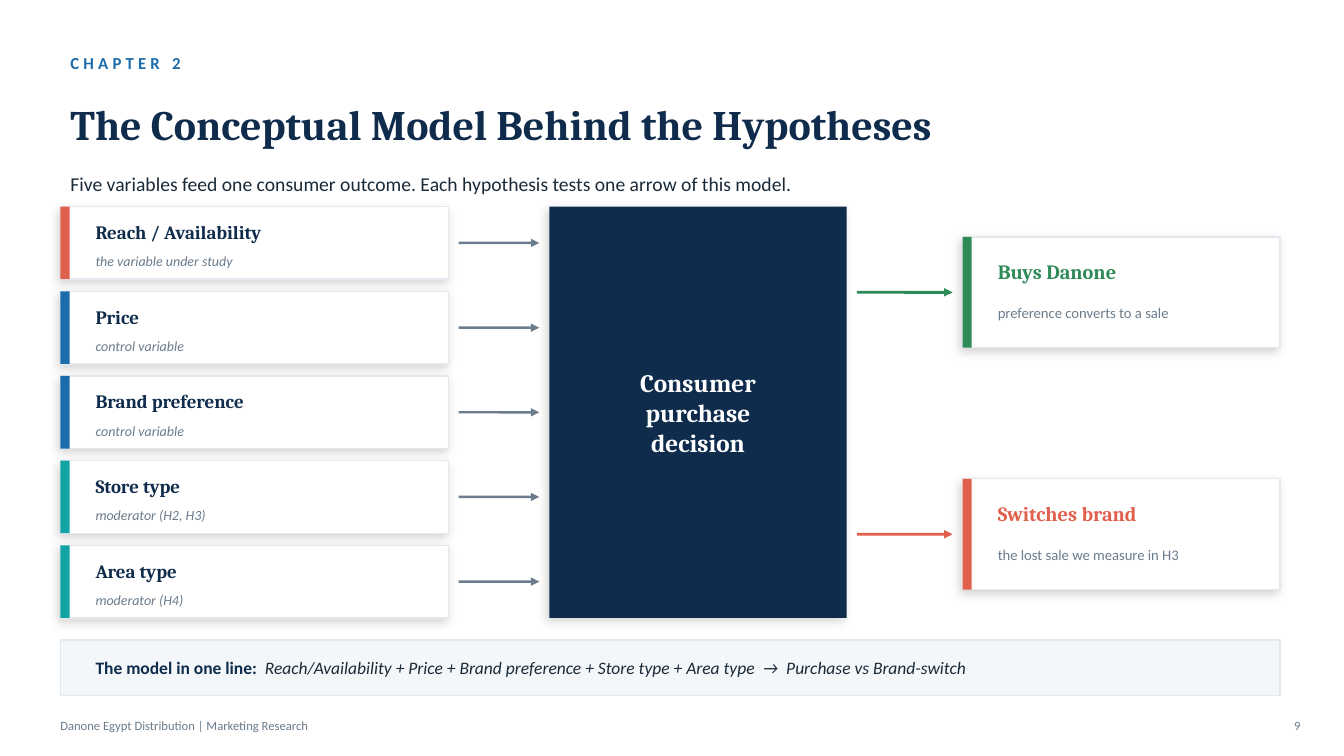
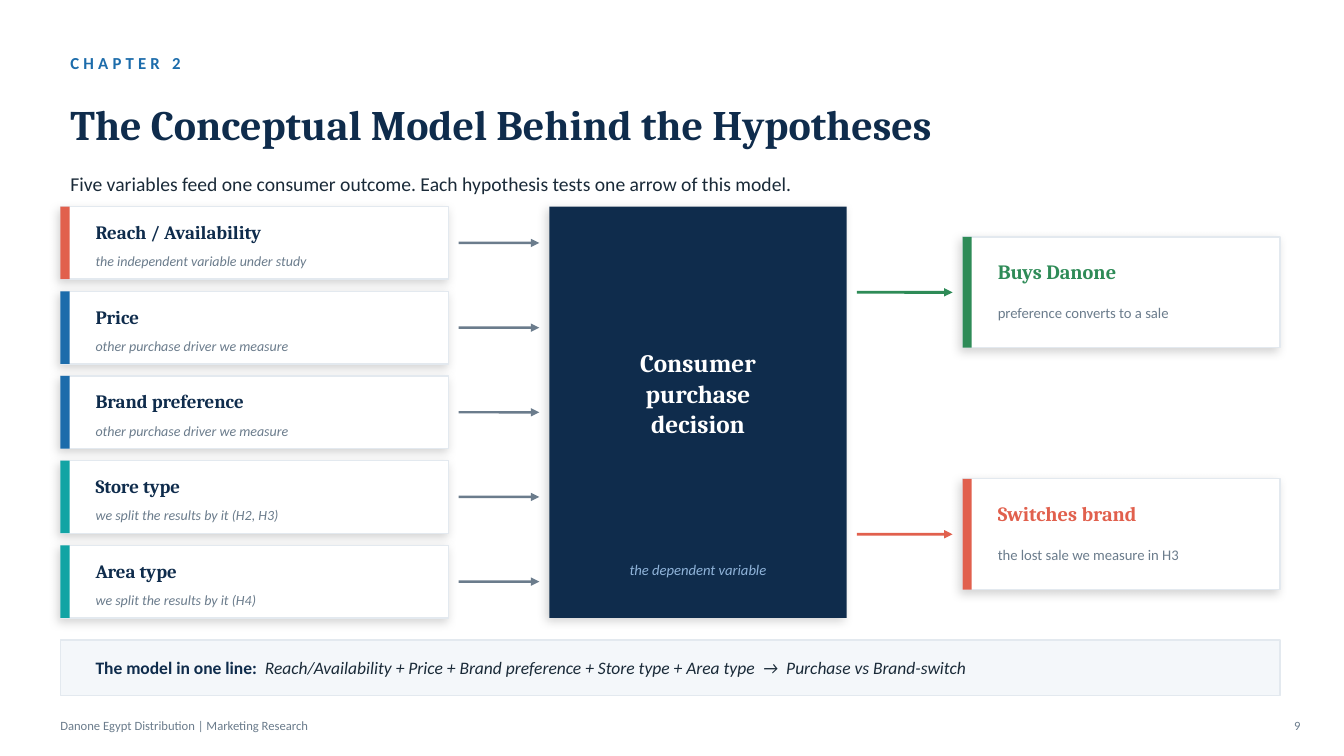
Before and after one commit to Amsamms/danone-distribution-research, a slide deck: slide 9 of files/Danone_Presentation_rev3.pptx. Drawn at 1344x756 pixels with LibreOffice and Linux fonts; fonts in the diff are those of the drawing. Boxes give left, top, right and bottom in pixels: in the first picture for what was removed or moved away, otherwise in the second. Text is boxed around its words. In the diff, an @@ line names an element or a change of style, - is before the commit and + after.

```diff
--- a/files/Danone_Presentation_rev3.pptx
+++ b/files/Danone_Presentation_rev3.pptx
@@ text "Consumer": place and size @@
-text "Consumer" at <box>640,375,756,453</box>
+text "Consumer" at <box>640,355,756,434</box>
@@ text at <box>96,256,307,268</box>: text changed @@
-the variable under study
+the independent variable under study
@@ text at <box>96,341,288,353</box>: text changed @@
-control variable
+other purchase driver we measure
@@ text at <box>96,426,288,438</box>: text changed @@
-control variable
+other purchase driver we measure
@@ text at <box>96,510,278,522</box>: text changed @@
-moderator (H2, H3)
+we split the results by it (H2, H3)
@@ text added at <box>630,565,767,578</box>, 10.5 pt, text #8FB3D9, italic @@
+the dependent variable
@@ text at <box>96,595,256,607</box>: text changed @@
-moderator (H4)
+we split the results by it (H4)
```
Also in this commit, not shown: 2 other files.
